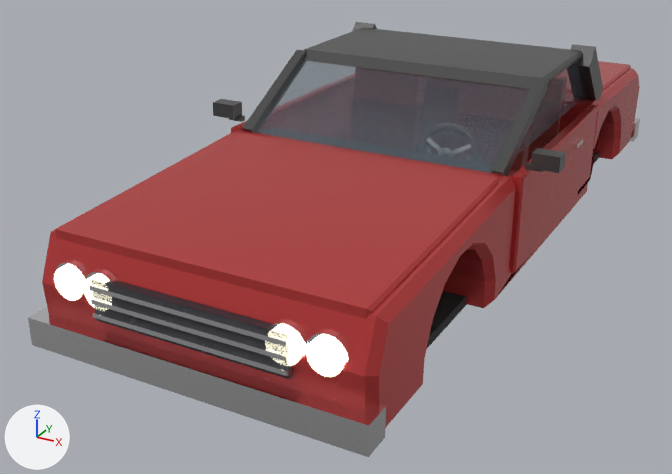
An edit to the glTF model public/models/car_muscle.glb, drawn before and after from the same camera.
Rendered twice from a 50 mm camera at (2.4, -5.42, 2.74) aimed at (-0.33, -0.47, 0.27). Every picture has the same lights, and +X, +Y and +Z are marked at lower left. The first picture is the older version. Where no turn or scale is listed for an object, it has been applied to the vertices.

Objects in the first picture: 'Body', 'Bumper_F', 'Cabin_Glass', 'Door_L', 'Grille', 'Grille_Bars', 'Headlight_L0', 'Headlight_R0', 'Hood', 'Pillars', 'Roof', 'Underbody' and 15 more.
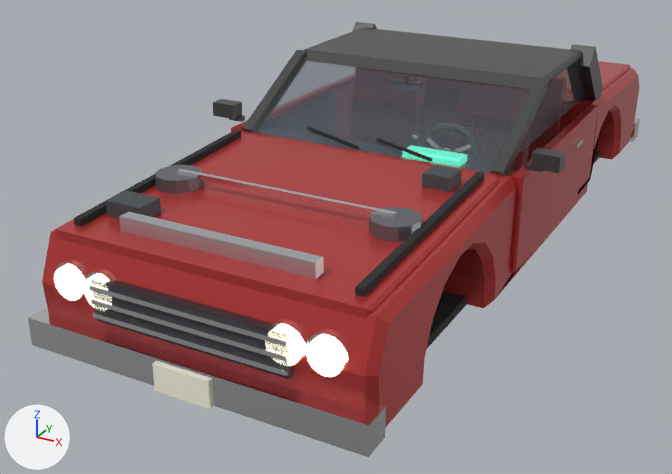
The change, as a diff of the scene's bpy script:
```diff
--- a/public/models/car_muscle.glb.py
+++ b/public/models/car_muscle.glb.py
@@ me_enginebay_walls_r @@
+me_enginebay_walls_r.from_pydata([(-0.81, -0.87, 0.98), (-0.81, -0.87, 1.04), (-0.81, -2.29, 0.967), (-0.81, -2.29, 0.907), (-0.77, -0.87, 0.98), (-0.77, -0.87, 1.04), (-0.77, -2.29, 0.967), (-0.77, -2.29, 0.907)], [], [(0, 1, 5), (0, 5, 4), (1, 2, 6), (1, 6, 5), (2, 3, 7), (2, 7, 6), (3, 0, 4), (3, 4, 7), (3, 2, 1), (3, 1, 0), (4, 5, 6), (4, 6, 7)])
+me_enginebay_walls_r.materials.append(mat_undercarriage)  # dark grey #303030
@@ me_enginebay_walls_l @@
+me_enginebay_walls_l.from_pydata([(0.77, -0.87, 0.98), (0.77, -0.87, 1.04), (0.77, -2.29, 0.967), (0.77, -2.29, 0.907), (0.81, -0.87, 0.98), (0.81, -0.87, 1.04), (0.81, -2.29, 0.967), (0.81, -2.29, 0.907)], [], [(0, 1, 5), (0, 5, 4), (1, 2, 6), (1, 6, 5), (2, 3, 7), (2, 7, 6), (3, 0, 4), (3, 4, 7), (3, 2, 1), (3, 1, 0), (4, 5, 6), (4, 6, 7)])
+me_enginebay_walls_l.materials.append(mat_undercarriage)  # dark grey #303030
@@ ob_wipers @@
+ob_wipers = bpy.data.objects.new('Wipers', me_wipers)  # 16 vertices, 24 faces; spans x -0.442..0.422, y -0.688..-0.612, z 0.982..1.048; in mat_undercarriage (dark grey #303030)
+ob_wipers.location = (0.0, 0.0, 0.0)
@@ ob_plate_f @@
+ob_plate_f = bpy.data.objects.new('Plate_F', me_plate_f)  # a box spanning x -0.16..0.16, y -2.545..-2.525, z 0.305..0.455; in mat_plate (pale yellow #f9f6e1)
+ob_plate_f.location = (0.0, 0.0, 0.0)
@@ ob_gaugecluster @@
+ob_gaugecluster = bpy.data.objects.new('GaugeCluster', me_gaugecluster)  # a box spanning x 0.22..0.58, y -0.65..-0.53, z 0.895..1.005; a box spanning x 0.27..0.37, y -0.536..-0.52, z 0.91..0.99; a box spanning x 0.43..0.53, y -0.536..-0.52, z 0.91..0.99; a box spanning x -0.11..0.11, y -0.515..-0.495, z 0.845..0.935; in mat_gaugeglow (green #61d3b3, glowing green #61f3cb)
+ob_gaugecluster.location = (0.0, 0.0, 0.0)
@@ ob_enginebay_walls_r @@
+ob_enginebay_walls_r = bpy.data.objects.new('EngineBay_Walls_R', me_enginebay_walls_r)
+ob_enginebay_walls_r.location = (0.0, 0.0, 0.0)
@@ ob_enginebay_walls_l @@
+ob_enginebay_walls_l = bpy.data.objects.new('EngineBay_Walls_L', me_enginebay_walls_l)
+ob_enginebay_walls_l.location = (0.0, 0.0, 0.0)
@@ ob_enginebay_strutbar @@
+ob_enginebay_strutbar = bpy.data.objects.new('EngineBay_StrutBar', me_enginebay_strutbar)  # a box spanning x -0.65..0.65, y -1.657..-1.629, z 1.021..1.049; in mat_chrome (white #f3f3f6)
+ob_enginebay_strutbar.location = (0.0, 0.0, 0.0)
@@ ob_enginebay_strut__1 @@
+ob_enginebay_strut__1 = bpy.data.objects.new('EngineBay_Strut_-1', me_enginebay_strut__1)  # a 12-sided cylinder along z spanning x -0.78..-0.52, y -1.773..-1.513, z 0.93..1.03; in mat_chassissteel (grey #818489)
+ob_enginebay_strut__1.location = (0.0, 0.0, 0.0)
@@ ob_enginebay_strut_1 @@
+ob_enginebay_strut_1 = bpy.data.objects.new('EngineBay_Strut_1', me_enginebay_strut_1)  # a 12-sided cylinder along z spanning x 0.52..0.78, y -1.773..-1.513, z 0.93..1.03; in mat_chassissteel (grey #818489)
+ob_enginebay_strut_1.location = (0.0, 0.0, 0.0)
@@ ob_enginebay_radiator @@
+ob_enginebay_radiator = bpy.data.objects.new('EngineBay_Radiator', me_enginebay_radiator)  # a box spanning x -0.551..0.551, y -2.245..-2.175, z 0.901..1.011; in mat_aluminum (light grey #d3d7dd)
+ob_enginebay_radiator.location = (0.0, 0.0, 0.0)
@@ ob_enginebay_aux @@
+ob_enginebay_aux = bpy.data.objects.new('EngineBay_Aux', me_enginebay_aux)  # a box spanning x -0.74..-0.52, y -2.13..-1.97, z 0.909..1.019; a box spanning x 0.55..0.71, y -1.11..-0.95, z 0.967..1.067; in mat_batteryblack (dark grey #505559)
+ob_enginebay_aux.location = (0.0, 0.0, 0.0)
```

Location of each change, (x1, y1, x2, y2) in pixels of the pictures (672 x 474 px):
'EngineBay_Radiator', added
    after: (119, 212, 324, 279)
'EngineBay_Walls_L', added
    after: (355, 171, 484, 297)
'EngineBay_Aux', added
    after: (105, 165, 462, 218)
'Plate_F', added (pale yellow)
    after: (152, 362, 213, 409)
'EngineBay_StrutBar', added
    after: (177, 169, 397, 218)
'EngineBay_Strut_1', added
    after: (369, 207, 423, 242)
'EngineBay_Walls_R', added
    after: (74, 130, 241, 226)
'EngineBay_Strut_-1', added
    after: (155, 165, 204, 194)
'Wipers', added
    after: (307, 126, 432, 162)
'GaugeCluster', added (mostly hidden)
    after: (402, 151, 460, 162)
